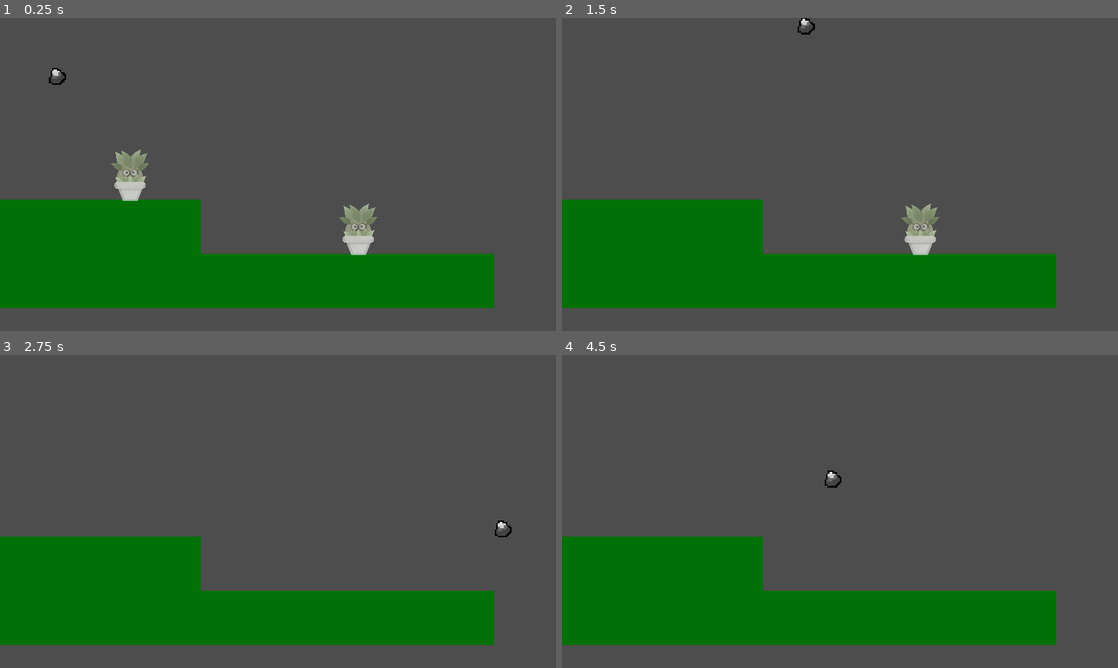
Above: before the commit, frames 1-4 (two rows, left to right).
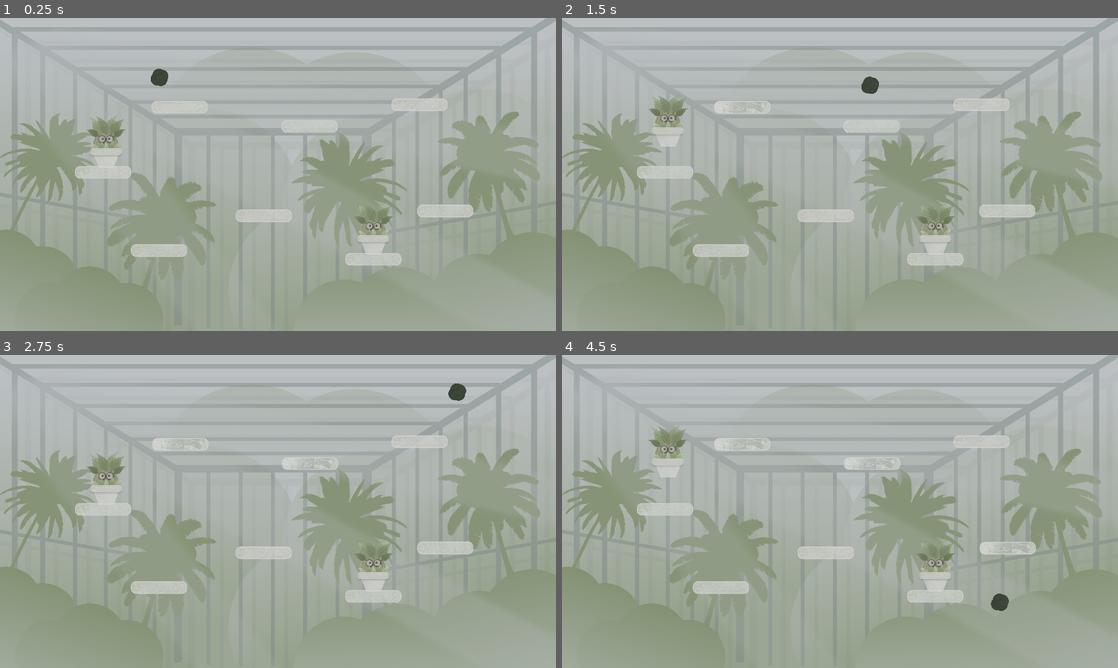
Above: after the commit, the same moments.

Repository: TheNerm/Winter_Game_Jam_23
Game: Godot game, scene res://level_1.tscn
The game is run twice, just before and just after one commit, with the same random seed, the same clock (stepped at 60 frames per second) and the same inputs. Before the commit the project starts from res://DemoScene.tscn. The engine's default icon, where the game draws it, is replaced by a stand-in: a white triangle on a blue panel in a dark square.
Inputs:
- Up to frame 1 (0.25 s): no input
- Up to frame 2 (1.5 s): tap Enter at 0.5 s; hold Enter 0.53-1.28 s; tap W (P1jump) at 0.77, 0.8, 1.07, 1.35 s
- Up to frame 3 (2.75 s): tap W (P1jump) at 1.52, 1.82 s; tap Up (P2jump) at 1.55 s; hold Up (P2jump) from 2.03 s (still down); tap Enter at 2.3 s
- Up to frame 4 (4.5 s): release Up (P2jump) at 2.78 s; tap Enter at 2.85 s; tap W (P1jump) at 3.02, 3.05, 3.32, 3.77, 4.07, 4.35 s; hold Enter 3.53-4.28 s; tap Up (P2jump) at 3.8 s

The runs differ from the first frame. In frame 1, 99% of the frame differs, in the area x 0-100%, y 0-100%; in frame 2, 99%; in frame 3, 100%; in frame 4, 100%.

Commit message:
Add Game Over Screen

Diff:
--- a/DemoScene.tscn
+++ b/DemoScene.tscn
@@ -6,7 +6,7 @@
 [ext_resource type="AudioStream" uid="uid://b6n3x0l2x32gi" path="res://shield-parry-smb.mp3" id="4_31jlg"]
 [ext_resource type="Script" path="res://stone.gd" id="4_eo6xm"]
 [ext_resource type="AudioStream" uid="uid://cgalw2jafehtt" path="res://parry_4.wav" id="5_3dopf"]
-[ext_resource type="Texture2D" uid="uid://bhpuvpj4lcaix" path="res://Art/stone.png" id="5_gqejg"]
+[ext_resource type="Texture2D" uid="uid://bhpuvpj4lcaix" path="res://stone.png" id="5_gqejg"]
 [ext_resource type="PackedScene" uid="uid://di4giu3jd6hn8" path="res://trixi.tscn" id="6_vchgi"]
 
 [sub_resource type="RectangleShape2D" id="1"]
--- /dev/null
+++ b/GameHandler.gd
@@ -0,0 +1,31 @@
+extends Node2D
+
+class_name GameHandler
+
+@onready var player1 = get_node("player1")
+@onready var player2 = get_node("player2")
+@onready var gameOverScreen = get_node("GameOver")
+@onready var gameOverLabel = get_node("GameOver/Game Over message")
+
+var gameOver = false
+
+# Called when the node enters the scene tree for the first time.
+func _ready():
+	pass # Replace with function body.
+
+
+# Called every frame. 'delta' is the elapsed time since the previous frame.
+func _process(delta):
+	if(gameOver &&  (Input.is_key_pressed(KEY_ENTER) || Input.is_action_pressed("P1jump") || Input.is_action_pressed("P2jump"))):
+		reload_current_scene()
+
+func _death(deadPlayerName):
+	if(!gameOver):
+		gameOver = true
+		gameOverLabel.text = deadPlayerName + " got crushed!!"
+		gameOverScreen.visible = true
+
+func reload_current_scene():
+	#var current_scene = get_tree().current_scene
+	#var scene_path = current_scene.filename  # Ensure your scenes are saved with a path
+	get_tree().reload_current_scene()
--- a/level_1.tscn
+++ b/level_1.tscn
@@ -1,5 +1,6 @@
-[gd_scene load_steps=23 format=3 uid="uid://rnxqcavoydqx"]
-
+[gd_scene load_steps=26 format=3 uid="uid://rnxqcavoydqx"]
+
+[ext_resource type="Script" path="res://GameHandler.gd" id="1_6qnue"]
 [ext_resource type="Texture2D" uid="uid://dr4cm4dmxwvl2" path="res://Art/Background.png" id="1_d8ws6"]
 [ext_resource type="Texture2D" uid="uid://de0g2stcllght" path="res://Art/Glasshouse.png" id="2_d1cg0"]
 [ext_resource type="Texture2D" uid="uid://crfmbf6wkkm3r" path="res://Art/ForegroundL.png" id="3_4if2l"]
@@ -15,7 +16,7 @@
 [ext_resource type="AudioStream" uid="uid://b6n3x0l2x32gi" path="res://shield-parry-smb.mp3" id="13_ux5js"]
 [ext_resource type="AudioStream" uid="uid://cgalw2jafehtt" path="res://parry_4.wav" id="14_pb60x"]
 [ext_resource type="Script" path="res://stone.gd" id="15_mg4mc"]
-[ext_resource type="Texture2D" uid="uid://bhpuvpj4lcaix" path="res://Art/stone.png" id="16_wfen7"]
+[ext_resource type="Texture2D" uid="uid://dg2kaf4qtlvgs" path="res://Art/standotpiengi.png" id="17_v0jbx"]
 
 [sub_resource type="CanvasTexture" id="CanvasTexture_4hnob"]
 
@@ -27,6 +28,13 @@
 
 [sub_resource type="CircleShape2D" id="CircleShape2D_tu64w"]
 radius = 79.0569
+
+[sub_resource type="SystemFont" id="SystemFont_jhmcx"]
+
+[sub_resource type="LabelSettings" id="LabelSettings_86el3"]
+font = SubResource("SystemFont_jhmcx")
+font_size = 64
+font_color = Color(0.643137, 0.67451, 0.568627, 1)
 
 [sub_resource type="CircleShape2D" id="CircleShape2D_yharx"]
 radius = 95.5249
@@ -118,138 +126,186 @@
 scale = Vector2(1.195, 1.195)
 
 [node name="CollisionShape2D4" type="CollisionShape2D" parent="StaticBody2D3"]
-position = Vector2(52.7449, 305.705)
+position = Vector2(60.251, 251.046)
 rotation = 1.5708
 shape = SubResource("RectangleShape2D_2iubv")
 
 [node name="CollisionShape2D3" type="CollisionShape2D" parent="StaticBody2D3"]
-position = Vector2(57.5, -394)
+position = Vector2(40.1673, -381.59)
 rotation = 1.5708
 shape = SubResource("RectangleShape2D_2iubv")
 
 [node name="CollisionShape2D" type="CollisionShape2D" parent="StaticBody2D3"]
-position = Vector2(-555, -33)
+position = Vector2(-519.665, -24.2678)
 shape = SubResource("RectangleShape2D_2iubv")
 
 [node name="CollisionShape2D2" type="CollisionShape2D" parent="StaticBody2D3"]
-position = Vector2(666, -36)
+position = Vector2(536.402, -48.5356)
 shape = SubResource("RectangleShape2D_2iubv")
 
-[node name="player2" type="CharacterBody2D" parent="." groups=["players"]]
+[node name="GameHandler" type="Node2D" parent="."]
 position = Vector2(773, 430)
+script = ExtResource("1_6qnue")
+
+[node name="player2" type="CharacterBody2D" parent="GameHandler" groups=["players"]]
 script = ExtResource("9_cygyq")
 input_left = "P2move_left"
 input_right = "P2move_right"
 input_jump = "P2jump"
 input_parry = "P2parry"
 
-[node name="Trixi" parent="player2" instance=ExtResource("10_5xj3c")]
+[node name="Trixi" parent="GameHandler/player2" instance=ExtResource("10_5xj3c")]
 position = Vector2(-111, -70)
 scale = Vector2(0.475, 0.475)
 
-[node name="icon" type="Sprite2D" parent="player2"]
+[node name="icon" type="Sprite2D" parent="GameHandler/player2"]
 visible = false
 texture = ExtResource("11_uk28x")
 
-[node name="CollisionShape2D" type="CollisionShape2D" parent="player2"]
+[node name="CollisionShape2D" type="CollisionShape2D" parent="GameHandler/player2"]
 shape = SubResource("RectangleShape2D_aji88")
 
-[node name="Parrybox" type="Area2D" parent="player2"]
-
-[node name="ParryPng" type="Sprite2D" parent="player2/Parrybox"]
+[node name="Parrybox" type="Area2D" parent="GameHandler/player2"]
+
+[node name="ParryPng" type="Sprite2D" parent="GameHandler/player2/Parrybox"]
 visible = false
 scale = Vector2(0.5, 0.5)
 texture = ExtResource("12_bbb1k")
 
-[node name="Parrybox" type="CollisionShape2D" parent="player2/Parrybox"]
+[node name="Parrybox" type="CollisionShape2D" parent="GameHandler/player2/Parrybox"]
 shape = SubResource("CircleShape2D_tu64w")
 
-[node name="ParryTimer" type="Timer" parent="player2"]
+[node name="ParryTimer" type="Timer" parent="GameHandler/player2"]
 wait_time = 0.2
 one_shot = true
 
-[node name="CoolDownTimer" type="Timer" parent="player2"]
+[node name="CoolDownTimer" type="Timer" parent="GameHandler/player2"]
 one_shot = true
 
-[node name="Hurtbox" type="Area2D" parent="player2" groups=["players"]]
-
-[node name="Hurtbox" type="CollisionShape2D" parent="player2/Hurtbox" groups=["players"]]
+[node name="Hurtbox" type="Area2D" parent="GameHandler/player2" groups=["players"]]
+
+[node name="Hurtbox" type="CollisionShape2D" parent="GameHandler/player2/Hurtbox" groups=["players"]]
 scale = Vector2(1.1, 1.1)
 shape = SubResource("RectangleShape2D_aji88")
 
-[node name="parrySoundPlayer" type="AudioStreamPlayer2D" parent="player2"]
+[node name="parrySoundPlayer" type="AudioStreamPlayer2D" parent="GameHandler/player2"]
 stream = ExtResource("13_ux5js")
 
-[node name="parryReadySound" type="AudioStreamPlayer2D" parent="player2"]
+[node name="parryReadySound" type="AudioStreamPlayer2D" parent="GameHandler/player2"]
 stream = ExtResource("14_pb60x")
 
-[node name="player1" type="CharacterBody2D" parent="." groups=["players"]]
-position = Vector2(219, 266)
+[node name="player1" type="CharacterBody2D" parent="GameHandler" groups=["players"]]
+position = Vector2(-554, -164)
+collision_layer = 2
 script = ExtResource("9_cygyq")
 input_left = "P1move_left"
 input_right = "P1move_right"
 input_jump = "P1jump"
 input_parry = "P1parry"
 
-[node name="icon" type="Sprite2D" parent="player1"]
+[node name="icon" type="Sprite2D" parent="GameHandler/player1"]
 visible = false
 texture = ExtResource("11_uk28x")
 
-[node name="Trixi" parent="player1" instance=ExtResource("10_5xj3c")]
+[node name="Trixi" parent="GameHandler/player1" instance=ExtResource("10_5xj3c")]
 position = Vector2(-111, -70)
 scale = Vector2(0.475, 0.475)
 
-[node name="CollisionShape2D" type="CollisionShape2D" parent="player1"]
+[node name="CollisionShape2D" type="CollisionShape2D" parent="GameHandler/player1"]
 shape = SubResource("RectangleShape2D_aji88")
 
-[node name="Parrybox" type="Area2D" parent="player1"]
-
-[node name="ParryPng" type="Sprite2D" parent="player1/Parrybox"]
+[node name="Parrybox" type="Area2D" parent="GameHandler/player1"]
+
+[node name="ParryPng" type="Sprite2D" parent="GameHandler/player1/Parrybox"]
 visible = false
 scale = Vector2(0.5, 0.5)
 texture = ExtResource("12_bbb1k")
 
-[node name="Parrybox" type="CollisionShape2D" parent="player1/Parrybox"]
+[node name="Parrybox" type="CollisionShape2D" parent="GameHandler/player1/Parrybox"]
 shape = SubResource("CircleShape2D_tu64w")
 
-[node name="ParryTimer" type="Timer" parent="player1"]
+[node name="ParryTimer" type="Timer" parent="GameHandler/player1"]
 wait_time = 0.2
 one_shot = true
 
-[node name="CoolDownTimer" type="Timer" parent="player1"]
+[node name="CoolDownTimer" type="Timer" parent="GameHandler/player1"]
 one_shot = true
 
-[node name="Hurtbox" type="Area2D" parent="player1" groups=["players"]]
-
-[node name="Hurtbox" type="CollisionShape2D" parent="player1/Hurtbox" groups=["players"]]
+[node name="Hurtbox" type="Area2D" parent="GameHandler/player1" groups=["players"]]
+
+[node name="Hurtbox" type="CollisionShape2D" parent="GameHandler/player1/Hurtbox" groups=["players"]]
 scale = Vector2(1.1, 1.1)
 shape = SubResource("RectangleShape2D_aji88")
 
-[node name="parrySoundPlayer" type="AudioStreamPlayer2D" parent="player1"]
+[node name="parrySoundPlayer" type="AudioStreamPlayer2D" parent="GameHandler/player1"]
 stream = ExtResource("13_ux5js")
 
-[node name="parryReadySound" type="AudioStreamPlayer2D" parent="player1"]
+[node name="parryReadySound" type="AudioStreamPlayer2D" parent="GameHandler/player1"]
 stream = ExtResource("14_pb60x")
 
+[node name="GameOver" type="CanvasLayer" parent="GameHandler"]
+visible = false
+
+[node name="Panel" type="Panel" parent="GameHandler/GameOver"]
+offset_left = -75.0
+offset_top = 748.0
+offset_right = -43.0
+offset_bottom = 807.0
+scale = Vector2(40.9439, -13.5607)
+
+[node name="Game Over message3" type="Label" parent="GameHandler/GameOver"]
+offset_left = 135.0
+offset_top = 391.0
+offset_right = 982.0
+offset_bottom = 661.0
+text = "Press Enter/A for restarting"
+label_settings = SubResource("LabelSettings_86el3")
+horizontal_alignment = 1
+vertical_alignment = 1
+
+[node name="Game Over message" type="Label" parent="GameHandler/GameOver"]
+offset_left = 135.0
+offset_top = 217.0
+offset_right = 982.0
+offset_bottom = 487.0
+text = "..."
+label_settings = SubResource("LabelSettings_86el3")
+horizontal_alignment = 1
+vertical_alignment = 1
+
+[node name="Game Over message2" type="Label" parent="GameHandler/GameOver"]
+offset_left = 120.0
+offset_top = 49.0
+offset_right = 967.0
+offset_bottom = 319.0
+text = "Game Over"
+label_settings = SubResource("LabelSettings_86el3")
+horizontal_alignment = 1
+vertical_alignment = 1
+
 [node name="stone" type="CharacterBody2D" parent="." groups=["stone"]]
-position = Vector2(55, 59)
+position = Vector2(269, 61)
 scale = Vector2(0.2, 0.2)
+collision_layer = 3
+collision_mask = 3
 script = ExtResource("15_mg4mc")
 
 [node name="CollisionShape2D" type="CollisionShape2D" parent="stone" groups=["stone"]]
 shape = SubResource("CircleShape2D_yharx")
 
 [node name="stonePng" type="Sprite2D" parent="stone" groups=["stone"]]
-position = Vector2(0, -20)
-texture = ExtResource("16_wfen7")
+self_modulate = Color(0.376471, 0.415686, 0.411765, 1)
+position = Vector2(-5, 5)
+scale = Vector2(1.42, 1.42)
+texture = ExtResource("17_v0jbx")
 
 [node name="Area2D" type="Area2D" parent="stone"]
 
 [node name="CollisionShape2D" type="CollisionShape2D" parent="stone/Area2D"]
 shape = SubResource("CircleShape2D_rpj0c")
 
-[connection signal="timeout" from="player2/ParryTimer" to="player2" method="_on_parry_timer_timeout"]
-[connection signal="body_entered" from="player2/Hurtbox" to="player2" method="_on_hurtbox_body_entered"]
-[connection signal="timeout" from="player1/ParryTimer" to="player1" method="_on_parry_timer_timeout"]
-[connection signal="body_entered" from="player1/Hurtbox" to="player1" method="_on_hurtbox_body_entered"]
+[connection signal="timeout" from="GameHandler/player2/ParryTimer" to="GameHandler/player2" method="_on_parry_timer_timeout"]
+[connection signal="body_entered" from="GameHandler/player2/Hurtbox" to="GameHandler/player2" method="_on_hurtbox_body_entered"]
+[connection signal="timeout" from="GameHandler/player1/ParryTimer" to="GameHandler/player1" method="_on_parry_timer_timeout"]
+[connection signal="body_entered" from="GameHandler/player1/Hurtbox" to="GameHandler/player1" method="_on_hurtbox_body_entered"]
 [connection signal="area_entered" from="stone/Area2D" to="stone" method="_on_area_2d_area_entered"]
--- a/platform.tscn
+++ b/platform.tscn
@@ -8,32 +8,33 @@
 [sub_resource type="RectangleShape2D" id="RectangleShape2D_uemd6"]
 size = Vector2(336, 75)
 
-[node name="Platform" type="StaticBody2D"]
+[node name="Platform" type="StaticBody2D" groups=["Platform"]]
 scale = Vector2(0.35, 0.35)
 script = ExtResource("1_0nutd")
 
-[node name="CollisionShape2D" type="CollisionShape2D" parent="."]
+[node name="CollisionShape2D" type="CollisionShape2D" parent="." groups=["Platform"]]
 position = Vector2(239, 81.5)
 shape = SubResource("RectangleShape2D_uemd6")
 one_way_collision = true
 
-[node name="PlatformNomal" type="Sprite2D" parent="."]
+[node name="PlatformNomal" type="Sprite2D" parent="." groups=["Platform"]]
 position = Vector2(249, 79)
 texture = ExtResource("2_vpn82")
 
-[node name="PlatformCracked1" type="Sprite2D" parent="."]
+[node name="PlatformCracked1" type="Sprite2D" parent="." groups=["Platform"]]
 visible = false
 position = Vector2(246, 80)
 texture = ExtResource("3_sppj6")
 
-[node name="PlatformCracked2" type="Sprite2D" parent="."]
+[node name="PlatformCracked2" type="Sprite2D" parent="." groups=["Platform"]]
 visible = false
 position = Vector2(243, 90)
 texture = ExtResource("4_ox5mg")
 
-[node name="Area2D" type="Area2D" parent="."]
+[node name="Area2D" type="Area2D" parent="." groups=["Platform"]]
 
-[node name="CollisionShape2D" type="CollisionShape2D" parent="Area2D"]
+[node name="CollisionShape2D" type="CollisionShape2D" parent="Area2D" groups=["Platform"]]
+visible = false
 position = Vector2(239, 81.5)
 scale = Vector2(1.09, 1.09)
 shape = SubResource("RectangleShape2D_uemd6")
--- a/platformer_controller/platformer_controller.gd
+++ b/platformer_controller/platformer_controller.gd
@@ -354,6 +354,8 @@
 	if(body.is_in_group("stone")):
 		if(parrytimer.is_stopped()):
 			queue_free()
+			var parent_node = get_parent()
+			parent_node._death(self.name)
 		else:
 			cooldowntimer.stop()
 			parrySoundPlayer.play()
--- a/project.godot
+++ b/project.godot
@@ -11,7 +11,7 @@
 [application]
 
 config/name="Winter_Game_Jam_23"
-run/main_scene="res://DemoScene.tscn"
+run/main_scene="res://level_1.tscn"
 config/features=PackedStringArray("4.2", "GL Compatibility")
 config/icon="res://icon.svg"
 
--- a/stone.gd
+++ b/stone.gd
@@ -13,8 +13,3 @@
 	if(area.is_in_group("players")):
 		velocity.x *= 1.5
 		velocity.y *= 1.5
-
-func _on_hurtbox_body_entered(body):
-	if(body.is_in_group("players")):
-		velocity.x *= 1.5
-		velocity.y *= 1.5
